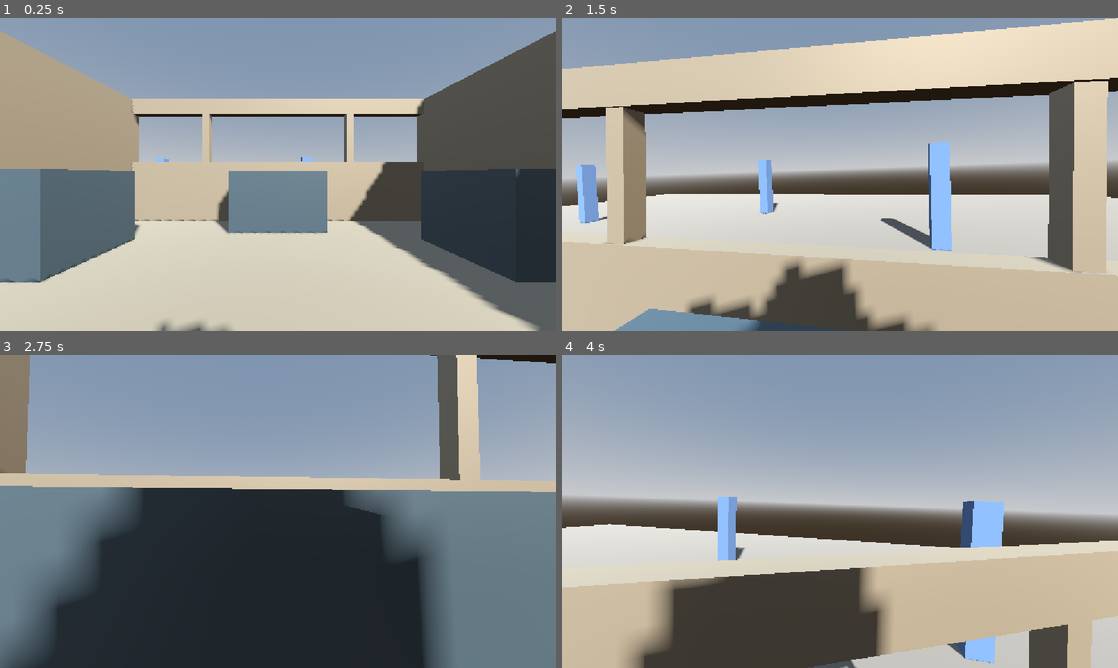
Above: before the commit, frames 1-4 (two rows, left to right).
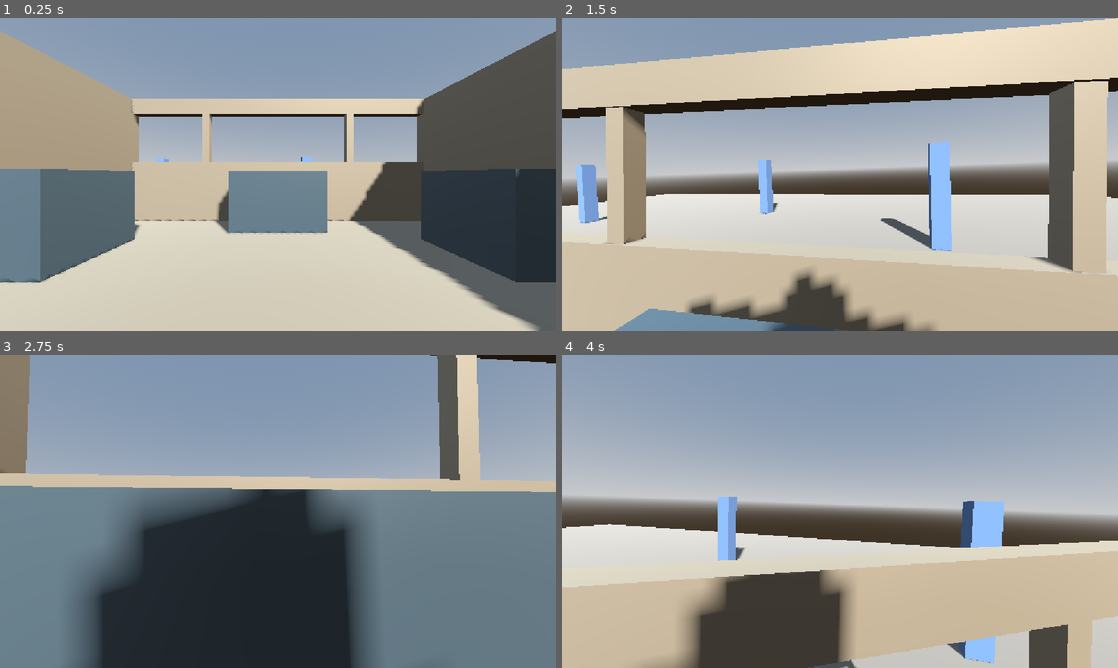
Above: after the commit, the same moments.

Repository: Marchma0/Robot-The-Bot
Game: Godot game, scene res://tests/sandbox_cockpit.tscn
The game is run twice, just before and just after one commit, with the same random seed, the same clock (stepped at 60 frames per second) and the same inputs. This scene is started directly instead of the project's main scene.
Inputs (mouse positions are in pixels of both pictures, inside the frame that each line leads up to):
- Up to frame 1 (0.25 s): no input
- Up to frame 2 (1.5 s): move the mouse to (867, 174) at 0.52 s; hold W (move_forward) from 0.53 s (still down); tap Space (jump) at 0.77 s; move the mouse to (812, 174) at 1.27 s
- Up to frame 3 (2.75 s): keep holding W (move_forward); tap Space (jump) at 1.52 s; move the mouse to (289, 505) at 2.02 s
- Up to frame 4 (4 s): keep holding W (move_forward); move the mouse to (834, 517) at 2.77 s; tap Space (jump) at 3.02, 3.77 s; move the mouse to (878, 514) at 3.52 s

The runs differ from the first frame. In frame 1, 0.2% of the frame differs, in the area x 27-42%, y 96-100%; in frame 2, 1.8%; in frame 3, 17%, in the area x 0-80%, y 42-100%; in frame 4, 5.7%.

Commit message:
M2 : modèle low poly du nain (Blender → glb)
- blender/dwarf.blend, export dwarf_body.glb + dwarf_head.glb
- dwarf.tscn : modèle à la place de la capsule, tête séparée qui suit le regard
- Couleur du joueur appliquée au matériau "Tunic"

Co-Authored-By: Claude Opus 5.5 <noreply@anthropic.com>

Diff:
--- a/scenes/player/dwarf.tscn
+++ b/scenes/player/dwarf.tscn
@@ -1,20 +1,12 @@
 [gd_scene format=3]
 
 [ext_resource type="Script" path="res://scripts/player/dwarf.gd" id="1_dwarf"]
+[ext_resource type="PackedScene" path="res://assets/models/dwarf_body.glb" id="2_body"]
+[ext_resource type="PackedScene" path="res://assets/models/dwarf_head.glb" id="3_head"]
 
 [sub_resource type="CapsuleShape3D" id="CapsuleShape3D_body"]
 radius = 0.35
 height = 1.2
-
-[sub_resource type="CapsuleMesh" id="CapsuleMesh_body"]
-radius = 0.35
-height = 1.2
-
-[sub_resource type="BoxMesh" id="BoxMesh_visor"]
-size = Vector3(0.4, 0.12, 0.1)
-
-[sub_resource type="StandardMaterial3D" id="StandardMaterial3D_visor"]
-albedo_color = Color(0.1, 0.1, 0.1, 1)
 
 [sub_resource type="SceneReplicationConfig" id="SceneReplicationConfig_dwarf"]
 properties/0/path = NodePath(".:position")
@@ -34,20 +26,15 @@
 transform = Transform3D(1, 0, 0, 0, 1, 0, 0, 0, 1, 0, 0.6, 0)
 shape = SubResource("CapsuleShape3D_body")
 
-[node name="BodyMesh" type="MeshInstance3D" parent="."]
+[node name="BodyModel" parent="." instance=ExtResource("2_body")]
 unique_name_in_owner = true
-transform = Transform3D(1, 0, 0, 0, 1, 0, 0, 0, 1, 0, 0.6, 0)
-mesh = SubResource("CapsuleMesh_body")
 
 [node name="Head" type="Node3D" parent="."]
 unique_name_in_owner = true
 transform = Transform3D(1, 0, 0, 0, 1, 0, 0, 0, 1, 0, 0.95, 0)
 
-[node name="Visor" type="MeshInstance3D" parent="Head"]
+[node name="HeadModel" parent="Head" instance=ExtResource("3_head")]
 unique_name_in_owner = true
-transform = Transform3D(1, 0, 0, 0, 1, 0, 0, 0, 1, 0, 0, -0.32)
-mesh = SubResource("BoxMesh_visor")
-surface_material_override/0 = SubResource("StandardMaterial3D_visor")
 
 [node name="Camera" type="Camera3D" parent="Head"]
 unique_name_in_owner = true
--- a/scripts/player/dwarf.gd
+++ b/scripts/player/dwarf.gd
@@ -12,6 +12,8 @@
 	Color(0.95, 0.75, 0.2),
 ]
 const MAX_PITCH: float = deg_to_rad(85.0)
+## Nom du matériau Blender qui prend la couleur du joueur.
+const TUNIC_MATERIAL: String = "Tunic"
 ## En dessous de cette hauteur locale, le nain est tombé du cockpit : on le replace.
 const FALL_LIMIT: float = -10.0
 
@@ -31,8 +33,8 @@
 
 @onready var _head: Node3D = %Head
 @onready var _camera: Camera3D = %Camera
-@onready var _body_mesh: MeshInstance3D = %BodyMesh
-@onready var _visor: MeshInstance3D = %Visor
+@onready var _body_model: Node3D = %BodyModel
+@onready var _head_model: Node3D = %HeadModel
 @onready var _name_label: Label3D = %NameLabel
 
 
@@ -57,8 +59,8 @@
 	_camera.current = is_local
 	if is_local:
 		# On ne voit pas son propre corps, mais il garde son ombre.
-		_body_mesh.cast_shadow = GeometryInstance3D.SHADOW_CASTING_SETTING_SHADOWS_ONLY
-		_visor.cast_shadow = GeometryInstance3D.SHADOW_CASTING_SETTING_SHADOWS_ONLY
+		for mesh: MeshInstance3D in _model_meshes():
+			mesh.cast_shadow = GeometryInstance3D.SHADOW_CASTING_SETTING_SHADOWS_ONLY
 		_name_label.visible = false
 		Input.mouse_mode = Input.MOUSE_MODE_CAPTURED
 
@@ -120,7 +122,21 @@
 
 
 func _apply_slot_visuals() -> void:
-	var material: StandardMaterial3D = StandardMaterial3D.new()
-	material.albedo_color = SLOT_COLORS[slot % SLOT_COLORS.size()]
-	_body_mesh.material_override = material
+	# La couleur du joueur remplace le matériau "Tunic" du modèle Blender.
+	var tunic: StandardMaterial3D = StandardMaterial3D.new()
+	tunic.albedo_color = SLOT_COLORS[slot % SLOT_COLORS.size()]
+	tunic.roughness = 0.8
+	for mesh: MeshInstance3D in _model_meshes():
+		for i: int in mesh.get_surface_override_material_count():
+			var source: Material = mesh.mesh.surface_get_material(i)
+			if source and source.resource_name == TUNIC_MATERIAL:
+				mesh.set_surface_override_material(i, tunic)
 	_name_label.text = "Joueur %d" % (slot + 1)
+
+
+func _model_meshes() -> Array[MeshInstance3D]:
+	var meshes: Array[MeshInstance3D] = []
+	for model: Node3D in [_body_model, _head_model]:
+		for node: Node in model.find_children("*", "MeshInstance3D", true, false):
+			meshes.append(node as MeshInstance3D)
+	return meshes
Binary file added: assets/models/dwarf_body.glb
Not shown, added: assets/models/dwarf_body.glb.import
Binary file added: assets/models/dwarf_head.glb
Not shown, added: assets/models/dwarf_head.glb.import
Not shown, added: blender/dwarf.blend
